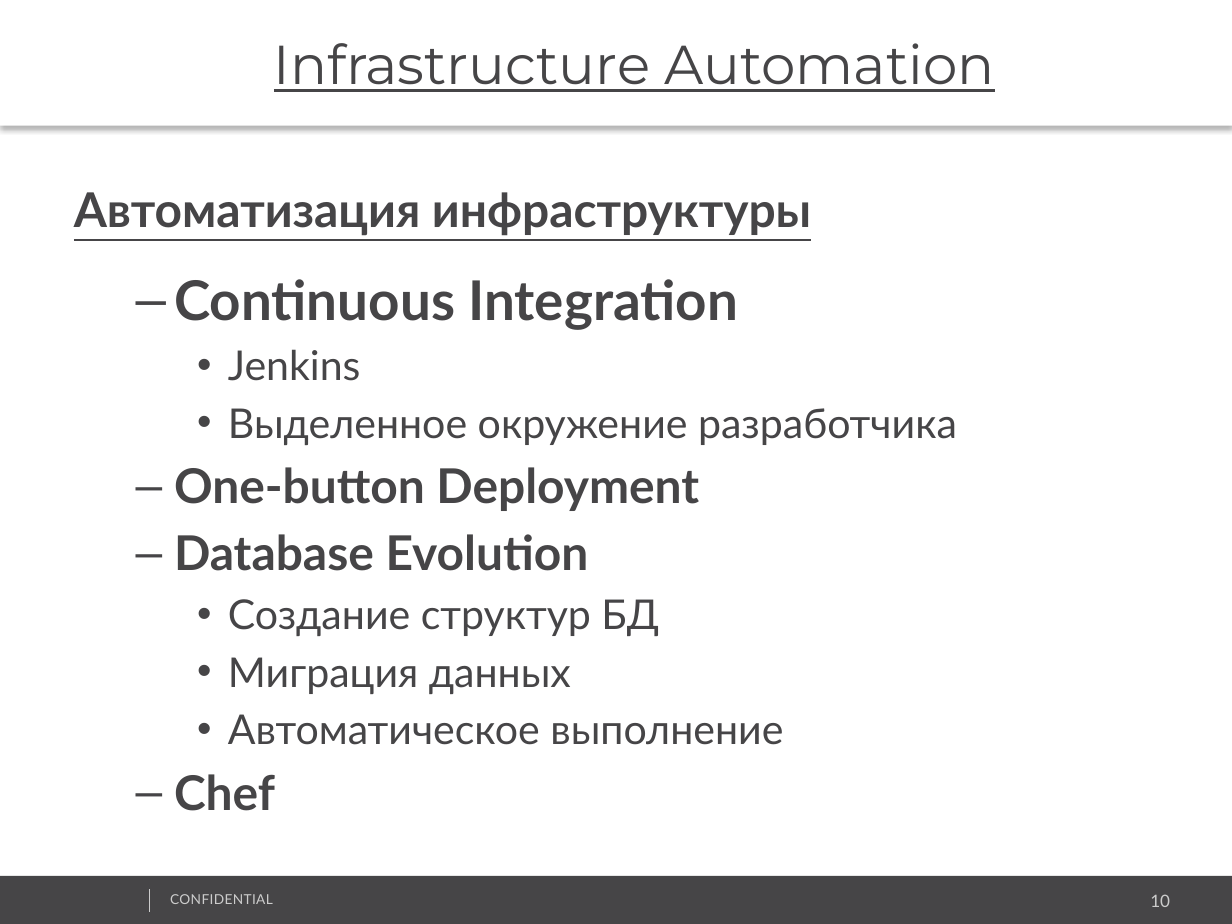
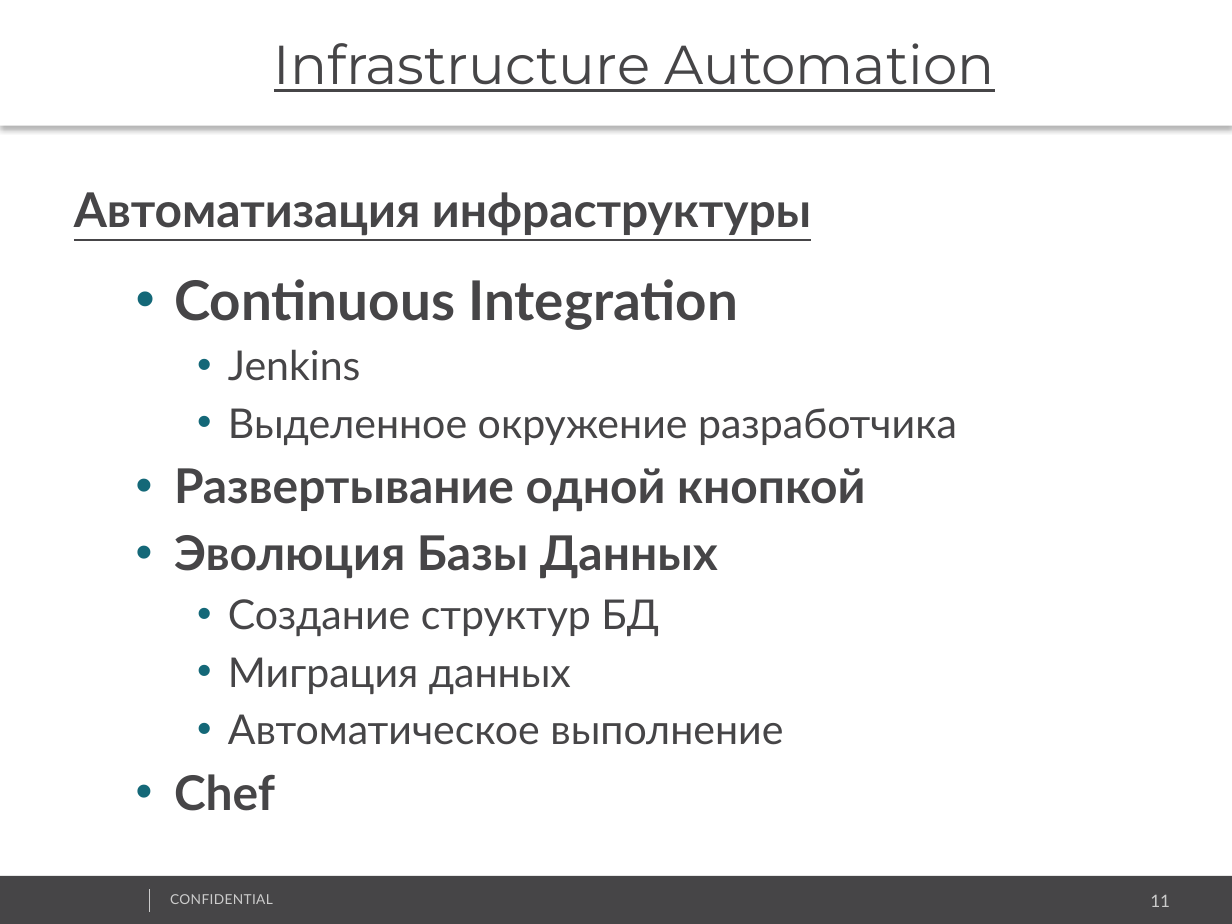
Before and after one commit to vitali-kviatkouski/personal, a slide deck: slide 11 of Microservices_Template.pptx (slide 10 before the commit). Drawn at 1232x924 pixels with LibreOffice and Linux fonts; fonts in the diff are those of the drawing; background and template pictures are left out. Boxes give left, top, right and bottom in pixels: in the first picture for what was removed or moved away, otherwise in the second. Text is boxed around its words. In the diff, an @@ line names an element or a change of style, - is before the commit and + after.

```diff
--- a/Microservices_Template.pptx
+++ b/Microservices_Template.pptx
@@ text at [174,279,957,811]: bullet – to • @@
@@ text at [174,468,865,579]: text changed @@
-  – One-button Deployment
-  – Database Evolution
+  • Развертывание одной кнопкой
+  • Эволюция Базы Данных
@@ page number at [1150,895,1170,907]: text changed @@
-10
+11
```
Also in this commit, not shown: 23 other slides changed, 15 slides added, 2 slides removed.
